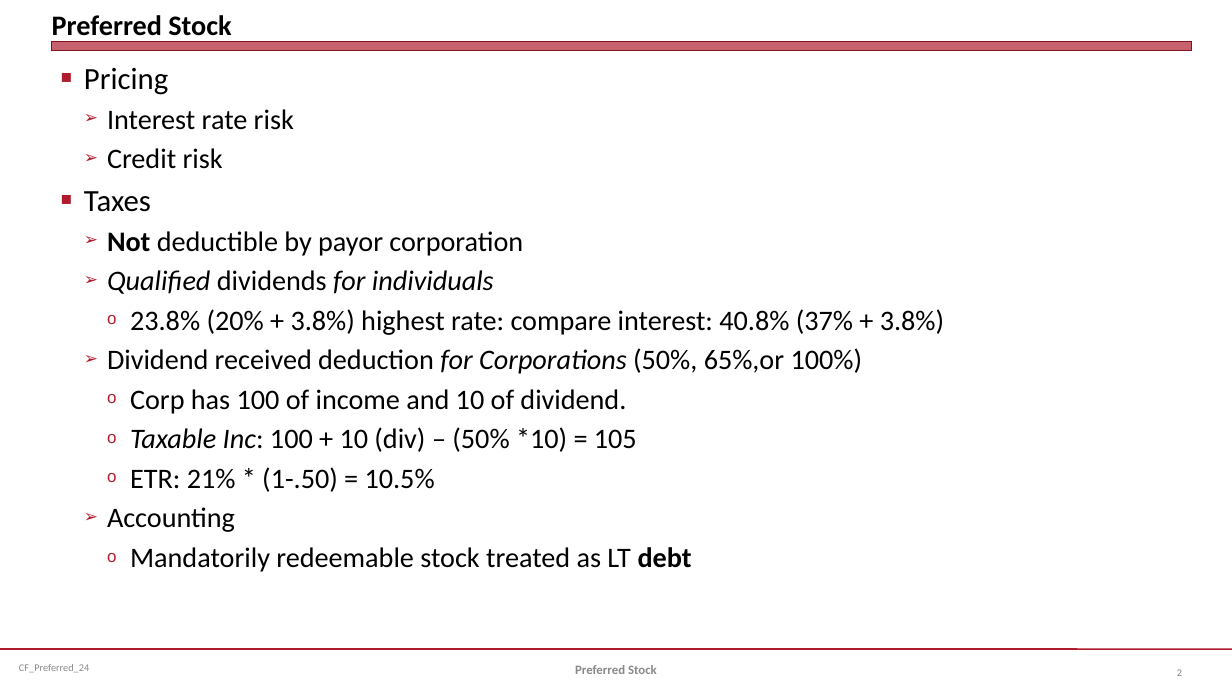
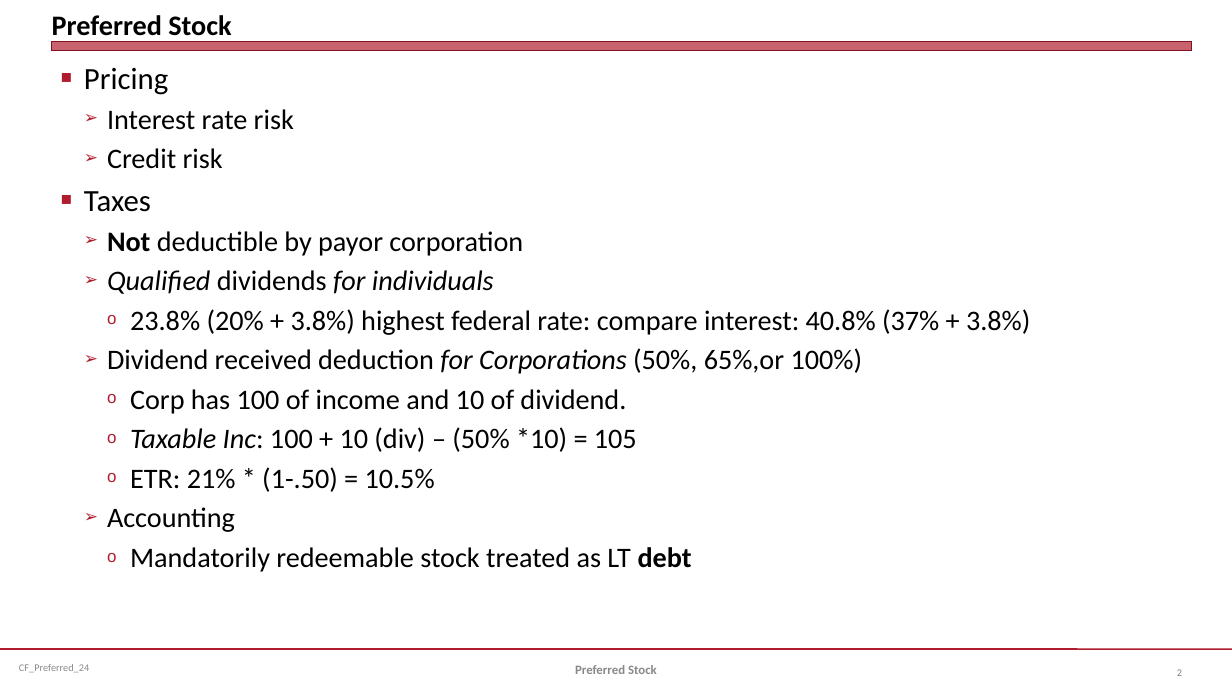
Before and after one commit to jmc877/Corporate-Finance, a slide deck: slide 2 of slides/CF_Preferred_24.pptx. Drawn at 1232x693 pixels with LibreOffice and Linux fonts; fonts in the diff are those of the drawing. Boxes give left, top, right and bottom in pixels: in the first picture for what was removed or moved away, otherwise in the second. Text is boxed around its words. In the diff, an @@ line names an element or a change of style, - is before the commit and + after.

```diff
--- a/slides/CF_Preferred_24.pptx
+++ b/slides/CF_Preferred_24.pptx
@@ text at <box>130,309,1030,335</box>: text changed @@
-    o 23.8% (20% + 3.8%) highest rate: compare interest: 40.8% (37% + 3.8%)
+    o 23.8% (20% + 3.8%) highest federal rate: compare interest: 40.8% (37% + 3.8%)
```
